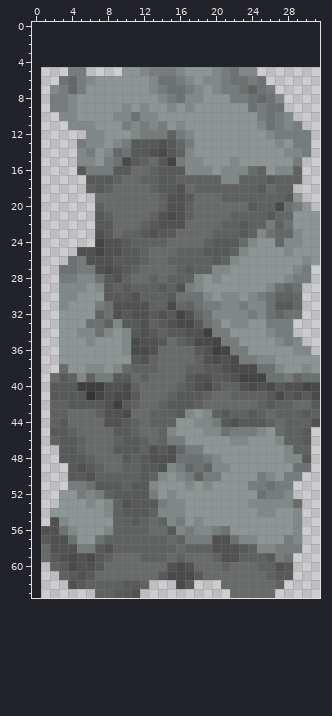
Two states of a pixel-art file, Sprite/StoneMiniGame/stone_large_vertical.aseprite. Above is the file before it was changed.
31x59 pixels, 1 frame. Colours within 5 levels of each other are drawn and written as one. The old version is drawn lined up with the new one, on the new canvas.
After:
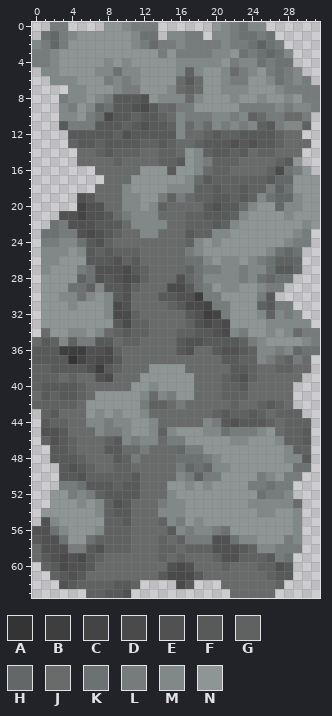
Palette (. is transparent): A #343434  B #3e3e3e  C #444444  D #4a4a4a  E #515151  F #585959  G #606161  H #636767  J #696a6a  K #6c7171  L #767c7c  M #818888  N #8d9595
The edit:
canvas 31x59 -> 32x64, the old top-left corner now at 1,5
Changed rows in their new state; - is an unchanged pixel.
first column x 0:
 0 --LL----NNMLLL------NMLKMM------
 1 -KHLMNNNNNNMKK-MMLL-MMLKKLK-----
 2 MLHLNNNNNNNMLJLLMLLLLMLLKGKL----
 3 LLMNNNNNNNNNNNLNLLLLMMNKLKHKM---
 4 LLMNNNNNMNMNNNNNMMMMMNLMMKLKK---
 5 -MMNNNNMMKMMNNNN-GM-NMJL-NLKLM--
 6 --MMMNN-LMLM-NNNJFJNNMLLNNMKLML-
 7 --..MM---MLL-NNMJGJ-NMMMNNNMLLLL
 8 --.--M-MLFFFE--MMJ----MNNMNNMNLL
 9 --.ML-MHKFFEDFJHLL-----LL-LMLMML
10 ------LKDFFGFFGJMLLLMMLMGJL-JJL-
11 ---FLLLFFFGFEFFG-JLJMLMLMGF--MG-
12 ----FFFFFGEFFFFFMJJGFGGFFFFGJJ.-
13 ----GFFGFFF-GGFGJJGFFFEFEFFGJJJ-
14 -----JJGFGGGJJGGJNMGFFGFJGGJJJ.-
15 -----JJJJGJJJ-GGFN-LGGGJJJJGFN--
16 -----..JJJJ-NNN-NN-JGGJJ-JGDKLN-
17 ------..JJ-NNNNNNMJF-GG----HHNNN
18 ------.JJ-MNNNNMMM--F--F-GL-KNNN
19 -----EF---MMNNLGLJGGFF-F-MKHHMNN
20 -----CEE--MMNM-JJJ-FEFF-MNNHMM-N
21 ---EECEEF-LMMMJJJ-GFFF-MNNNNM---
22 --KLEEE--F-MMMMJJGGGF-MNNNNNN-M-
23 -KKLLED--GJJMMJJ-FGGMMNNNNNNN-L.
24 -LLMMKFEGJJJJJJ--GMNMNNNN--N-LL.
25 -MMMNMFGFGGGJ---JLMNNNNN--MKHK..
26 -MMNNNFFFEG-J--JJKKMNM--MLKGGH..
27 -MNNN-K-E-DFG---JGKLL-MLMMKFFH.-
28 -NNNNGKE--DEGJ-JEHKM-MMLMKHKK..-
29 -NNNKKG--FE-JJJDDFKL-MM--MLL..--
30 -NN--KM-M-EJJJF-EEBLLNN-N-F...--
31 -NNNM--NMD-JJJJGFDDC-LNNNGFLL.--
32 -NN----NMDDGJJJJJFEBCLNNN-GMLM--
33 -NN---NNNFDGGJJJJGEDEDNN--MMMMM-
34 -JN-M-NMJGFGGJJJGGFFEDML---NMJLL
35 JFGMGLLFFJGGJJJ-FEEFFFFGLM-NNNML
36 FFFBBBEEDGJJJJ--FEJJFEEFGMMLMHKK
37 FFFFACEDDFJJJJ----JJJFFGG-LJGLJ.
38 GGFFFFEBFG-JJNNNNJJJJJFFGJJGGJJ.
39 GGGJ-JJEDJJ-NNNNNNJJJGFEGJJJJJ..
40 GF---GJJJJJNNMNNNNJJJ--FJJJJJ...
41 JFG--GJNNNNNM-MLNNJJ-G--JJJJJ...
42 GG--GJNNNNNNLG-JLJJ---G-----J...
43 -GFJ--NMNMNNMJJJJJJJ----------..
44 -F-G--MMLMMNNMJJJJJ------------.
45 -EE-J--MLLMNNM------------------
46 -GE-GJ--GFMLMMJ-----------------
47 --F-GJ--F-JJLJJJ----------------
48 --F--GJ--FGLJJJJ----------------
49 ---FEFGJ-G-JJJJJ----------------
50 ---F-EG----FJJJJ----------------
51 ---L-KF--GF-JJJ-----------------
52 --N-LMLGF---JJJ-----------------
53 --N--MNMGEFJJJ------------------
54 -N-----MGF-JJJ------------------
55 -EMN----G-FJJ-------------------
56 E-KMN--MG--JJ-------------------
57 FE-KN-KG---JJJ------------------
58 JE--L-FEG--JJJ------------------
59 JFEDEDFGJ---JJ------------------
60 -GFDE-FJ------------------------
61 --GFEFJ-------------------------
62 ---EFG---F-G.-------------------
63 ------G-F-E.--------------------
Where, in picture pixels (left, top, right, bottom), the same in both pictures:
changed: (32, 22, 320, 598)
